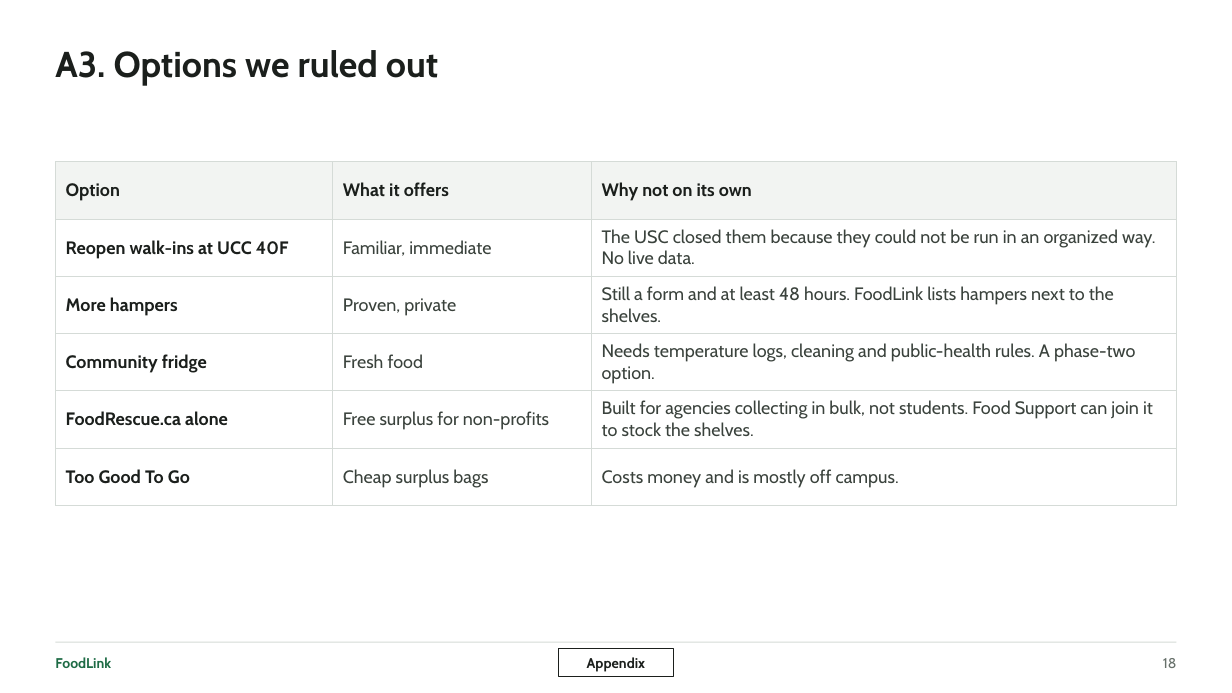
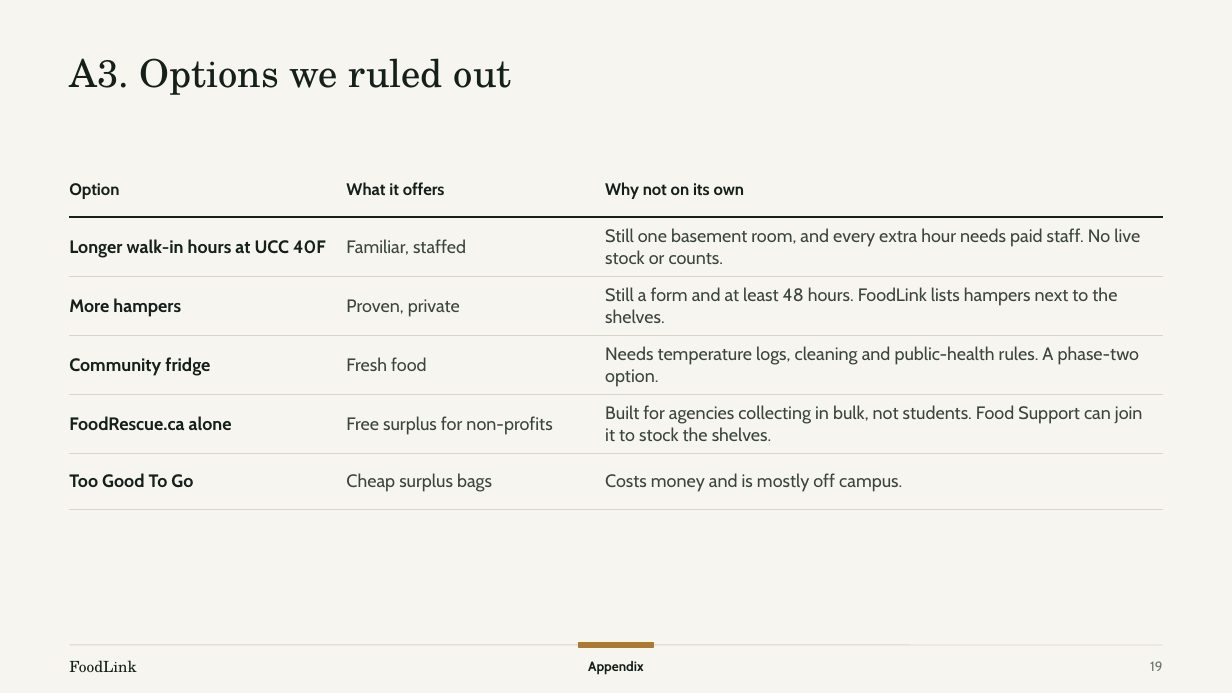
Before and after one commit to xingexu/aspire, a slide deck: slide 19 of deck/PBSN_ASPIRE_FoodLink.pptx (slide 18 before the commit). Drawn at 1232x693 pixels with LibreOffice and Linux fonts; fonts in the diff are those of the drawing. Boxes give left, top, right and bottom in pixels: in the first picture for what was removed or moved away, otherwise in the second. Text is boxed around its words. In the diff, an @@ line names an element or a change of style, - is before the commit and + after.

```diff
--- a/deck/PBSN_ASPIRE_FoodLink.pptx
+++ b/deck/PBSN_ASPIRE_FoodLink.pptx
@@ background #FFFFFF to #F7F5EF @@
@@ title "A3. Options we ruled out": place and size @@
-title "A3. Options we ruled out" at [55, 50, 438, 86]
+title "A3. Options we ruled out" at [69, 58, 512, 95]
@@ title "A3. Options we ruled out" at [69, 58, 512, 95]: size 28 to 30 pt, font Cabin to TeX Gyre Schola, text colour #1B1F1C to #15201A, bold off; line spacing 1 to 0.98 @@
@@ table at [69, 162, 1163, 496] @@
-row 2: Reopen walk-ins at UCC 40F | Familiar, immediate | The USC closed them because they could not be run in an organized way. No live data.
+row 2: Longer walk-in hours at UCC 40F | Familiar, staffed | Still one basement room, and every extra hour needs paid staff. No live stock or counts.
@@ fill #F2F4F2 to #F7F5EF in row 1 @@
@@ fill #FFFFFF to #F7F5EF in 15 cells @@
@@ size 14 to 13 pt in "Option", "What it offers", "Why not on its own" @@
@@ text colour #1B1F1C to #15201A in "Option", "What it offers", "Why not on its own", "More hampers" and 3 more places @@
@@ text colour #3A423C to #3A453E in "Proven, private", "Still a form and at least 48 ...", "Fresh food", "Needs temperature logs, cleaning and public-health rules. ..." and 4 more places @@
@@ borders changed @@
@@ table: place and size @@
-table at [55, 162, 1177, 492]
+table at [69, 162, 1163, 496]
@@ text "FoodLink": place and size @@
-text "FoodLink" at [55, 657, 111, 668]
+text "FoodLink" at [69, 660, 136, 672]
@@ text "FoodLink" at [69, 660, 136, 672]: size 11 to 12 pt, font Cabin to TeX Gyre Schola, text colour #1E6B45 to #15201A, bold off @@
@@ line moved from (55, 642) - (1177, 642) to (69, 645) - (1163, 645) @@
@@ line (69, 645) - (1163, 645): stroke #D5DBD7 0.75 pt to #D9D4C7 0.75 pt @@
@@ text "Appendix" at [588, 661, 643, 675]: size 11 to 10.5 pt, text colour #1B1F1C to #15201A @@
@@ rectangle: place and size @@
-rectangle at [558, 649, 674, 677]
+rectangle at [579, 643, 653, 648]
@@ rectangle at [579, 643, 653, 648]: fill #FFFFFF to #A97A2F; outline #1B1F1C 0.75 pt to #A97A2F 1 pt @@
@@ page number removed at [1163, 658, 1177, 668] @@
-18
@@ page number added at [1150, 661, 1162, 671], 10.5 pt, text #6B746D @@
+19
```
Also in this commit, not shown: 17 other slides changed, 2 slides added, 1 slide removed, 21 other files.
